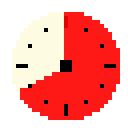
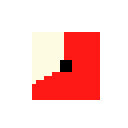
Before/after of a (128, 128) layered artwork. What changed in the layer stack:
removed layer "Layer 2" (was 90%) over [20, 12, 120, 120]
painted on "Layer 4" over [12, 12, 120, 120]
